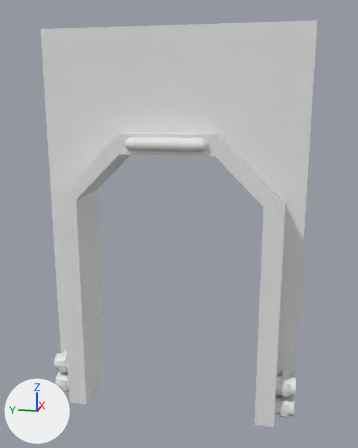
The FBX model Assets/The Thinking City/Art/Models/Environment/Room Walls/Room Wall Doorway 2x3.FBX as it was, and as the next commit left it.
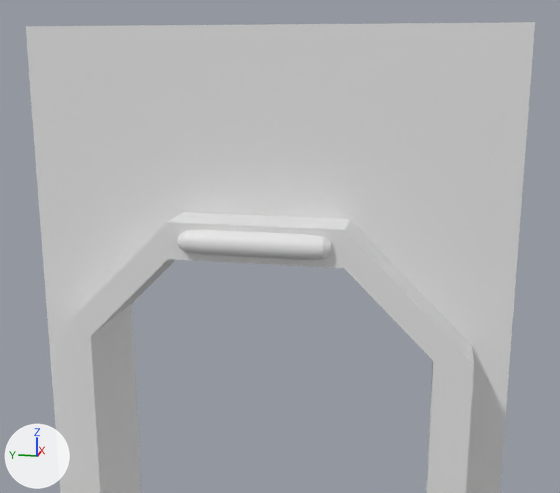
There are two pictures of each version: one whole from a 50 mm camera at (-3.67, -0.79, 2.47) aimed at (0.02, -0.05, 1.55), one close up from a 50 mm camera at (-3.04, -0.67, 2.88) aimed at (0.15, -0.03, 2.09). The lights are fixed; the arrows at lower left show +X, +Y and +Z. Where no turn or scale is listed for an object, it has been applied to the vertices.
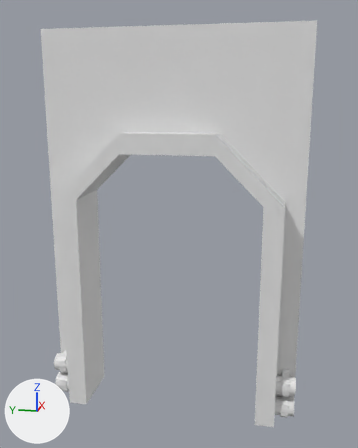
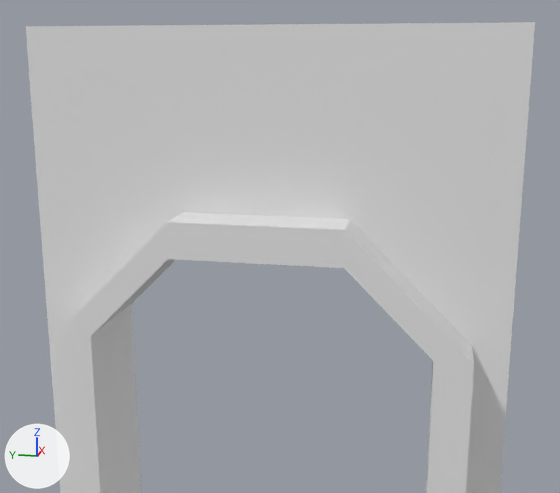
Edits to the bpy script that builds the scene:
```text
Remove ob_cylinder001:
    ob_cylinder001 = bpy.data.objects.new('Cylinder001', me_mesh_001)
    ob_cylinder001.location = (-0.2, 0.3, 2.176)
```

Location of each change, [x1, y1, x2, y2] in pixels of the close-ups (560 x 493 px):
'Cylinder001', deleted
    before: [178, 230, 331, 260]
